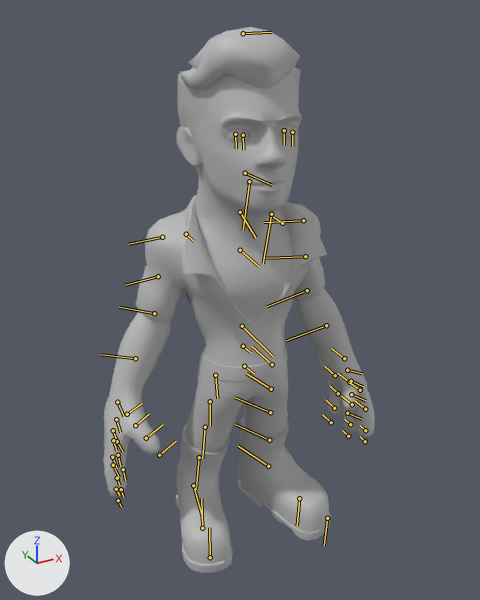
A saved change to the FBX model SpacePiratesProject/Assets/Animations/Man/A_Idle.fbx.
Before and after are seen from a 50 mm lens placed at (-0.993, -1.863, 1.831), pointed at (-0.011, -0.077, 0.939). The axes (+X, +Y, +Z) are drawn at lower left. The lights are the same throughout. Both versions are drawn at frame 1 of the action 'Take 001'; the numbers are the values there. The bones that bend it are drawn over the model as lines.

Names of what the first picture shows: 'Eyes', 'MAN'.
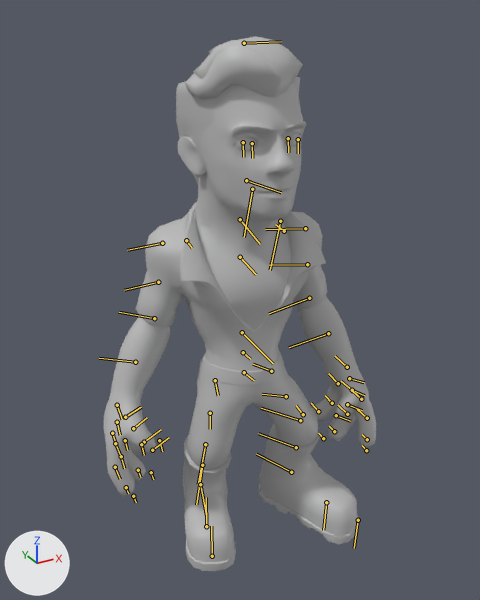
What differs and where, as boxes [x1, y1, x2, y2] in the pictures (480 x 600 px):
'MAN', posed
    before: [103, 27, 375, 573]
    after: [103, 36, 376, 571]
'Eyes', posed
    before: [225, 125, 297, 143]
    after: [233, 133, 301, 151]
bone 'Root_M', root to tip
    before: (244, 366) to (254, 374)
    after: (244, 372) to (254, 380)
bone 'Spine1_M', root to tip
    before: (243, 346) to (250, 352)
    after: (243, 352) to (250, 359)
bone 'Chest_M', root to tip
    before: (240, 250) to (259, 266)
    after: (240, 257) to (256, 274)
bone 'Neck_M', root to tip
    before: (240, 212) to (255, 237)
    after: (240, 219) to (260, 244)
bone 'MiddleFinger1_R', root to tip
    before: (113, 430) to (118, 443)
    after: (112, 433) to (116, 446)
bone 'MiddleFinger2_R', root to tip
    before: (112, 457) to (117, 468)
    after: (121, 456) to (124, 468)
bone 'ThumbFinger2_R', root to tip
    before: (135, 425) to (149, 414)
    after: (133, 428) to (147, 417)
bone 'ThumbFinger3_R', root to tip
    before: (146, 438) to (163, 424)
    after: (144, 442) to (161, 429)
bone 'IndexFinger1_R', root to tip
    before: (117, 441) to (123, 452)
    after: (115, 443) to (120, 454)
bone 'IndexFinger2_R', root to tip
    before: (113, 465) to (119, 477)
    after: (115, 467) to (120, 479)
bone 'PinkyFinger1_R', root to tip
    before: (116, 419) to (120, 432)
    after: (117, 422) to (120, 435)
bone 'PinkyFinger2_R', root to tip
    before: (113, 440) to (116, 450)
    after: (125, 440) to (127, 450)
bone 'PinkyFinger3_R', root to tip
    before: (118, 455) to (120, 466)
    after: (141, 444) to (144, 455)
bone 'MiddleFinger1_L', root to tip
    before: (349, 382) to (337, 373)
    after: (352, 390) to (341, 381)
bone 'MiddleFinger2_L', root to tip
    before: (352, 404) to (341, 396)
    after: (347, 414) to (338, 405)
bone 'ThumbFinger2_L', root to tip
    before: (351, 381) to (363, 386)
    after: (352, 390) to (364, 395)
bone 'ThumbFinger3_L', root to tip
    before: (351, 394) to (365, 400)
    after: (347, 404) to (362, 410)
bone 'PinkyFinger1_L', root to tip
    before: (335, 375) to (324, 366)
    after: (338, 383) to (328, 373)
bone 'PinkyFinger2_L', root to tip
    before: (338, 393) to (330, 386)
    after: (332, 403) to (325, 395)
bone 'PinkyFinger3_L', root to tip
    before: (334, 408) to (326, 400)
    after: (318, 411) to (311, 403)
bone 'Hip_R', root to tip
    before: (215, 375) to (217, 398)
    after: (215, 380) to (218, 395)
bone 'HipPart1_R', root to tip
    before: (210, 401) to (210, 426)
    after: (210, 413) to (210, 429)
bone 'Knee_R', root to tip
    before: (205, 427) to (202, 458)
    after: (205, 444) to (198, 484)
bone 'Ankle_R', root to tip
    before: (193, 485) to (202, 517)
    after: (200, 484) to (206, 516)
bone 'Hip_L', root to tip
    before: (272, 364) to (251, 346)
    after: (271, 371) to (253, 364)
bone 'HipPart1_L', root to tip
    before: (271, 389) to (246, 373)
    after: (286, 396) to (262, 394)
bone 'Knee_L', root to tip
    before: (270, 412) to (235, 397)
    after: (300, 420) to (261, 408)
bone 'KneePart1_L', root to tip
    before: (269, 440) to (235, 424)
    after: (296, 447) to (258, 433)
bone 'Ankle_L', root to tip
    before: (268, 466) to (238, 446)
    after: (291, 472) to (256, 454)

The change in detail:
Bone 'Root_M' (bone_root_m) moves from (-1.6, 4.4, -0.5) to (-4.1, 4.0, -0.7).
Bone 'Root_M' (bone_root_m) turns from (-8, -2, -4) to (-8, -3, -3) degrees about its own x, y and z.
Bone 'Spine1_M' (bone_spine1_m) turns from (0, 0, 0) to (0, 1, 0) degrees about its own x, y and z.
Bone 'Chest_M' (bone_chest_m) turns from (0, 0, 0) to (-3, 0, 0) degrees about its own x, y and z.
Bone 'Neck_M' (bone_neck_m) turns from (0, 0, 0) to (9, -3, -1) degrees about its own x, y and z.
Bone 'MiddleFinger1_R' (bone_middlefinger1_r) turns from (0, 0, 0) to (0, 18, 0) degrees about its own x, y and z.
Bone 'MiddleFinger2_R' (bone_middlefinger2_r) turns from (0, 0, 0) to (0, 18, 0) degrees about its own x, y and z.
Bone 'ThumbFinger2_R' (bone_thumbfinger2_r) turns from (0, 0, 0) to (0, 27, 0) degrees about its own x, y and z.
Bone 'ThumbFinger3_R' (bone_thumbfinger3_r) turns from (0, 0, 0) to (0, 27, 0) degrees about its own x, y and z.
Bone 'IndexFinger1_R' (bone_indexfinger1_r) turns from (0, 0, 0) to (0, 9, 0) degrees about its own x, y and z.
Bone 'IndexFinger2_R' (bone_indexfinger2_r) turns from (0, 0, 0) to (0, 9, 0) degrees about its own x, y and z.
Bone 'PinkyFinger1_R' (bone_pinkyfinger1_r) turns from (0, 0, 0) to (0, 27, 0) degrees about its own x, y and z.
Bone 'PinkyFinger2_R' (bone_pinkyfinger2_r) turns from (0, 0, 0) to (0, 27, 0) degrees about its own x, y and z.
Bone 'PinkyFinger3_R' (bone_pinkyfinger3_r) turns from (0, 0, 0) to (0, 27, 0) degrees about its own x, y and z.
Bone 'MiddleFinger1_L' (bone_middlefinger1_l) turns from (0, 0, 0) to (0, 18, 0) degrees about its own x, y and z.
Bone 'MiddleFinger2_L' (bone_middlefinger2_l) turns from (0, 0, 0) to (0, 18, 0) degrees about its own x, y and z.
Bone 'ThumbFinger2_L' (bone_thumbfinger2_l) turns from (0, 0, 0) to (0, 27, 0) degrees about its own x, y and z.
Bone 'ThumbFinger3_L' (bone_thumbfinger3_l) turns from (0, 0, 0) to (0, 27, 0) degrees about its own x, y and z.
Bone 'PinkyFinger1_L' (bone_pinkyfinger1_l) turns from (0, 0, 0) to (0, 27, 0) degrees about its own x, y and z.
Bone 'PinkyFinger2_L' (bone_pinkyfinger2_l) turns from (0, 0, 0) to (0, 27, 0) degrees about its own x, y and z.
Bone 'PinkyFinger3_L' (bone_pinkyfinger3_l) turns from (0, 0, 0) to (0, 27, 0) degrees about its own x, y and z.
Bone 'Hip_R' (bone_hip_r) turns from (1, -7, -11) to (0, -6, 6) degrees about its own x, y and z.
Bone 'HipPart1_R' (bone_hippart1_r) turns from (3, 0, 0) to (5, 0, 0) degrees about its own x, y and z.
Bone 'Knee_R' (bone_knee_r) turns from (3, 0, 2) to (4, 3, -31) degrees about its own x, y and z.
Bone 'Ankle_R' (bone_ankle_r) turns from (0, 5, 5) to (-1, 0, 20) degrees about its own x, y and z.
Bone 'Hip_L' (bone_hip_l) turns from (1, -6, -12) to (-3, -23, 13) degrees about its own x, y and z.
Bone 'HipPart1_L' (bone_hippart1_l) turns from (12, 0, 0) to (16, 0, 0) degrees about its own x, y and z.
Bone 'Knee_L' (bone_knee_l) turns from (12, 0, 2) to (13, 8, -30) degrees about its own x, y and z.
Bone 'KneePart1_L' (bone_kneepart1_l) turns from (0, 0, 0) to (-2, 0, 0) degrees about its own x, y and z.
Bone 'Ankle_L' (bone_ankle_l) turns from (0, 7, 3) to (-2, 8, 7) degrees about its own x, y and z.
